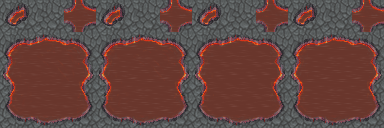
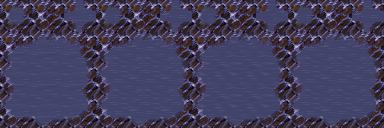
Comparing the layer stacks of the two 384 x 128 images. Changes:
added group "Demon Cave" with 9 layers above "Lava" over [0, 0, 384, 128]
added layer "Layer 19 copy" in group "Demon Cave" over [0, 0, 384, 128]
added layer "Layer 11 copy 4" (1st of 2, in "Demon Cave") in group "Demon Cave" over [0, 0, 384, 128]
added layer "Layer 20" in group "Demon Cave" over [0, 0, 384, 128]
hid group "Lava" (5 layers) over [0, 0, 384, 128]
